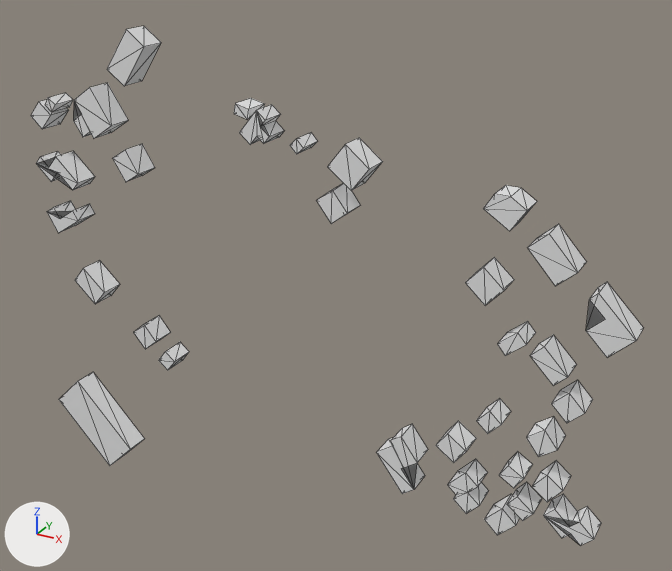
Renders of the glTF model output/glb/tile_674.glb from each side of a commit.
Both versions are drawn from a camera (50 mm lens) standing at (169.0, -276.0, 147.0) and looking at (2.0, 28.0, -5.0). The axes (+X, +Y, +Z) are drawn at lower left. The lights are the same throughout. The older version comes first. Mesh edges are drawn as thin lines.
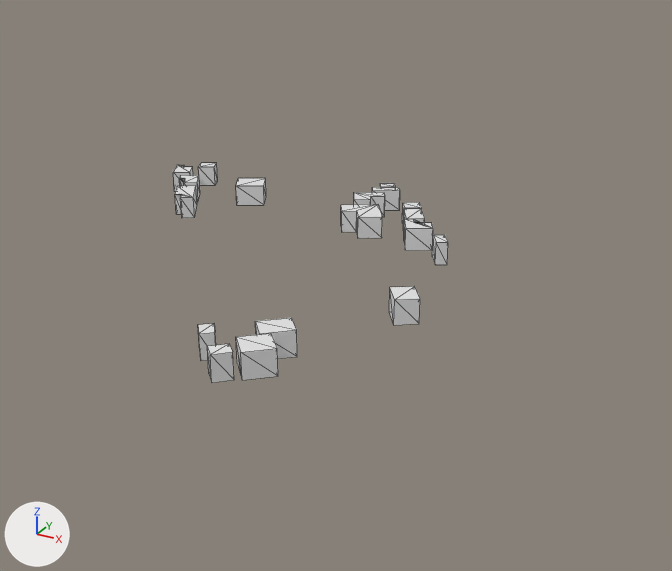
Patch to the scene script:
```diff
--- a/output/glb/tile_674.glb.py
+++ b/output/glb/tile_674.glb.py
@@ me_mesh_0 @@
 # used by ob_mesh_0; location = (0.0, 0.0, 0.0)
-me_mesh_0.from_pydata(...)  # 322 vertices, 417 faces; spans x -123.0..128.0, y -10.0..0.0, z -101.0..97.0
+me_mesh_0.from_pydata(...)  # 168 vertices, 216 faces; spans x -129.0..50.0, y -68.0..122.0, z 0.0..10.0
+# me_mesh_0 part 1: the loose piece of 8 vertices spanning x 20.0..36.0, y -10.0..0.0, z 50.0..66.0 is multiplied about its middle by the matrix ((0.165, 0.0, -0.996), (0.996, 0.0, 0.165), (0.0, -1.01, 0.0)), then moved by (-10.0, -49.0, -53.0)
+# me_mesh_0 part 2: the loose piece of 8 vertices spanning x 72.0..85.0, y -10.0..0.0, z 19.0..32.0 is multiplied about its middle by the matrix ((0.126, 0.0, -1.113), (1.113, 0.0, 0.126), (0.0, -1.12, 0.0)), then moved by (-61.0, -35.0, -21.0)
+# me_mesh_0 part 3: the loose piece of 8 vertices spanning x -73.0..-62.0, y -10.0..0.0, z -34.0..-22.0 is turned -90 degrees about the x axis through its middle and scaled by 0.853, then moved by (66.0, -48.0, 33.0)
+# me_mesh_0 part 4: the loose piece of 8 vertices spanning x 16.0..28.0, y -10.0..0.0, z 37.0..50.0 is turned -90 degrees about the x axis through its middle and scaled by 1.08, then moved by (22.0, 10.0, -39.0)
+# me_mesh_0 part 5: the loose piece of 8 vertices spanning x 84.0..94.0, y -10.0..0.0, z 3.0..12.0 is multiplied about its middle by the matrix ((0.164, 0.0, -0.997), (0.997, 0.0, 0.164), (0.0, -1.01, 0.0)), then moved by (-56.0, 67.0, -2.0)
+# me_mesh_0 part 6: the loose piece of 8 vertices spanning x -61.0..-53.0, y -10.0..0.0, z -41.0..-32.0 is multiplied about its middle by the matrix ((1.043, 0.0, 0.381), (-0.381, 0.0, 1.043), (0.0, -1.11, 0.0)), then moved by (62.0, 101.0, 42.0)
+# me_mesh_0 part 7: the loose piece of 8 vertices spanning x -117.0..-105.0, y -10.0..0.0, z 54.0..66.0 is multiplied about its middle by the matrix ((0.395, 0.0, -0.901), (0.901, 0.0, 0.395), (0.0, -0.984, 0.0)), then moved by (-5.0, 109.0, -55.0)
+# me_mesh_0 part 8: the loose piece of 8 vertices spanning x 79.0..88.0, y -10.0..0.0, z -29.0..-20.0 is turned -90 degrees about the x axis through its middle and scaled by 1.01, then moved by (-73.0, -58.0, 29.0)
+# me_mesh_0 part 9: the loose piece of 8 vertices spanning x -17.0..-11.0, y -10.0..0.0, z 70.0..75.0 is multiplied about its middle by the matrix ((0.83, 0.0, -0.722), (0.722, 0.0, 0.83), (0.0, -1.1, 0.0)), then moved by (-4.0, 123.0, -68.0)
+# me_mesh_0 part 10: 24 loose pieces with 250 vertices, spanning x -123.0..128.0, y -10.0..0.0, z -101.0..97.0, are deleted
+# me_mesh_0 part 11
+# 48 vertices are added at x -129.0..26.0, y 53.0..117.0, z 0.0
+# 48 new vertices lie (0.0, 0.0, 10.0) away from vertices in x -129.0..26.0, y 53.0..117.0, z 0.0
+# 126 new faces join them
```

Where the change shows, as pixel boxes [x1, y1, x2, y2] in the pictures (672 x 571 px; the box of a moved part takes in the faces that stretch with it):
'Mesh_0', reshaped (55% narrower, 58% shorter): before [31, 26, 643, 546]; after [173, 163, 448, 383]
part 1 of me_mesh_0, moved or reshaped: before [327, 138, 383, 191]; after [236, 333, 278, 380]
part 2 of me_mesh_0, moved or reshaped: before [465, 257, 514, 305]; after [255, 318, 297, 359]
part 3 of me_mesh_0, moved or reshaped: before [134, 316, 170, 349]; after [198, 324, 216, 361]
part 4 of me_mesh_0, moved or reshaped: before [316, 183, 360, 224]; after [389, 286, 420, 325]
part 5 of me_mesh_0, moved or reshaped: before [498, 321, 535, 356]; after [432, 235, 448, 265]
part 6 of me_mesh_0, moved or reshaped: before [159, 342, 189, 370]; after [402, 202, 422, 224]
part 7 of me_mesh_0, moved or reshaped: before [31, 100, 68, 129]; after [198, 163, 218, 185]
part 8 of me_mesh_0, moved or reshaped: before [476, 399, 511, 434]; after [207, 344, 234, 383]
part 9 of me_mesh_0, moved or reshaped: before [234, 98, 265, 119]; after [380, 183, 396, 188]
part 10 of me_mesh_0, deleted: before [36, 26, 643, 546]
part 11 of me_mesh_0, added: after [173, 165, 433, 251]
